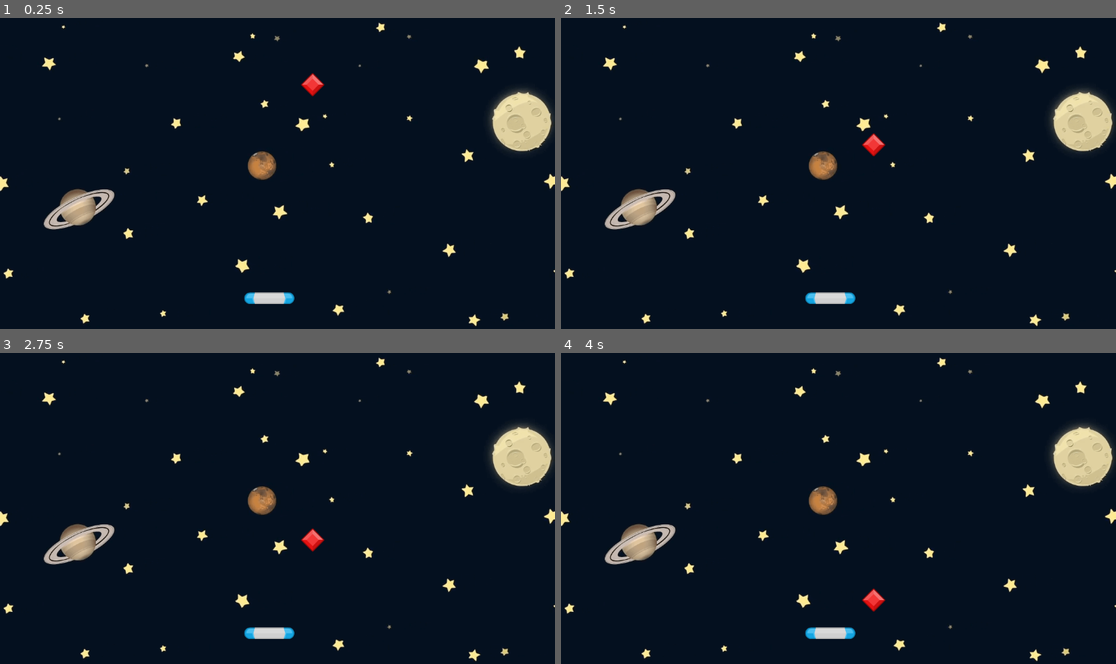
Above: before the commit, frames 1-4 (two rows, left to right).
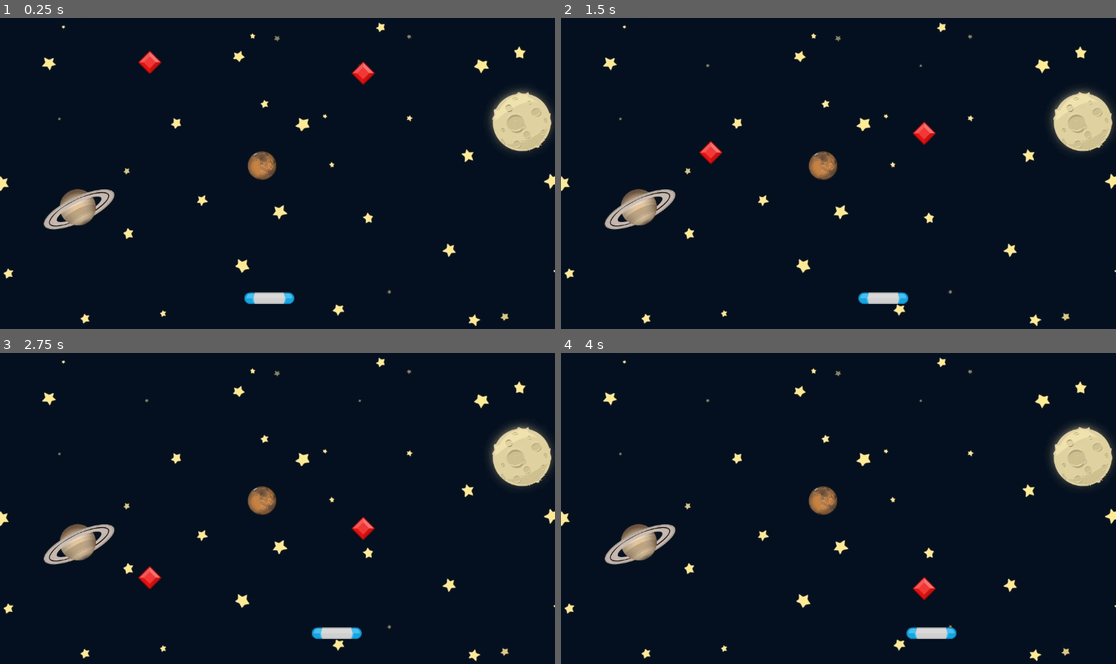
Above: after the commit, the same moments.

Repository: Apasin-josc/gdDOJO
Game: Godot game, scene res://scenes/game.tscn
Same seed, same stepped clock (60 frames per second), same inputs: the game is played once before the commit and once after it.
Inputs:
- Up to frame 1 (0.25 s): no input
- Up to frame 2 (1.5 s): hold D (right, bound only after the commit) 0.53-1.28 s; hold A (left, bound only after the commit) from 1.28 s (still down)
- Up to frame 3 (2.75 s): release A (left, bound only after the commit) at 2.03 s; hold D (right, bound only after the commit) from 2.03 s (still down)
- Up to frame 4 (4 s): release D (right, bound only after the commit) at 3.53 s; hold A (left, bound only after the commit) from 3.53 s (still down)

The runs differ from the first frame. In frame 1, 0.5% of the frame differs, in the area x 24-68%, y 10-26%; in frame 2, 1.2%; in frame 3, 1.2%, in the area x 24-68%, y 52-92%; in frame 4, 1.0%.

Commit message:
adding some moving functionality to the paddle, kind of  cool

Diff:
--- a/Gem-Catcher/project.godot
+++ b/Gem-Catcher/project.godot
@@ -15,6 +15,19 @@
 config/features=PackedStringArray("4.2", "Mobile")
 config/icon="res://icon.svg"
 
+[input]
+
+left={
+"deadzone": 0.5,
+"events": [Object(InputEventKey,"resource_local_to_scene":false,"resource_name":"","device":-1,"window_id":0,"alt_pressed":false,"shift_pressed":false,"ctrl_pressed":false,"meta_pressed":false,"pressed":false,"keycode":0,"physical_keycode":65,"key_label":0,"unicode":65,"echo":false,"script":null)
+]
+}
+right={
+"deadzone": 0.5,
+"events": [Object(InputEventKey,"resource_local_to_scene":false,"resource_name":"","device":-1,"window_id":0,"alt_pressed":false,"shift_pressed":false,"ctrl_pressed":false,"meta_pressed":false,"pressed":false,"keycode":0,"physical_keycode":68,"key_label":0,"unicode":68,"echo":false,"script":null)
+]
+}
+
 [rendering]
 
 renderer/rendering_method="mobile"
--- a/Gem-Catcher/scenes/game.tscn
+++ b/Gem-Catcher/scenes/game.tscn
@@ -14,5 +14,9 @@
 [node name="Paddle" parent="." instance=ExtResource("2_qyg3k")]
 position = Vector2(559, 584)
 
-[node name="Area2D" parent="." instance=ExtResource("3_h46ki")]
-position = Vector2(649, 115)
+[node name="Gem" parent="." instance=ExtResource("3_h46ki")]
+position = Vector2(754, 91)
+
+[node name="Gem2" parent="." instance=ExtResource("3_h46ki")]
+position = Vector2(311, 56)
+speed = 150.0
--- a/Gem-Catcher/scenes/gem.gd
+++ b/Gem-Catcher/scenes/gem.gd
@@ -1,4 +1,7 @@
 extends Area2D
+
+
+@export var speed: float = 100.0
 
 
 # Called when the node enters the scene tree for the first time.
@@ -8,7 +11,7 @@
 
 # Called every frame. 'delta' is the elapsed time since the previous frame.
 func _process(delta):
-	position.y += 100.0 * delta
+	position.y += speed * delta
 
 	#as soon as the gem gets to the bottom of the viewport DISSAPPEAR
 	if position.y > get_viewport_rect().size.y:
--- /dev/null
+++ b/Gem-Catcher/scenes/paddle.gd
@@ -0,0 +1,19 @@
+extends Area2D
+
+
+@export var speed: float = 200.0
+
+
+# Called when the node enters the scene tree for the first time.
+func _ready():
+	pass # Replace with function body.
+
+
+# Called every frame. 'delta' is the elapsed time since the previous frame.
+func _process(delta):
+	if Input.is_action_pressed("left"):
+		position.x += -speed * delta
+	#elif Input.is_action_pressed("right"):   left || right
+		#position.x += speed * delta
+	if Input.is_action_pressed("right"):    #left + right = 0
+		position.x += speed * delta
--- a/Gem-Catcher/scenes/paddle.tscn
+++ b/Gem-Catcher/scenes/paddle.tscn
@@ -1,11 +1,13 @@
-[gd_scene load_steps=3 format=3 uid="uid://d75sxan83xmv"]
+[gd_scene load_steps=4 format=3 uid="uid://d75sxan83xmv"]
 
 [ext_resource type="Texture2D" uid="uid://bl2ia3lptw8er" path="res://assets/paddleBlu.png" id="1_2tngn"]
+[ext_resource type="Script" path="res://scenes/paddle.gd" id="1_ax6nd"]
 
 [sub_resource type="CapsuleShape2D" id="CapsuleShape2D_33xir"]
 height = 104.0
 
 [node name="Paddle" type="Area2D"]
+script = ExtResource("1_ax6nd")
 
 [node name="Sprite2D" type="Sprite2D" parent="."]
 texture = ExtResource("1_2tngn")
